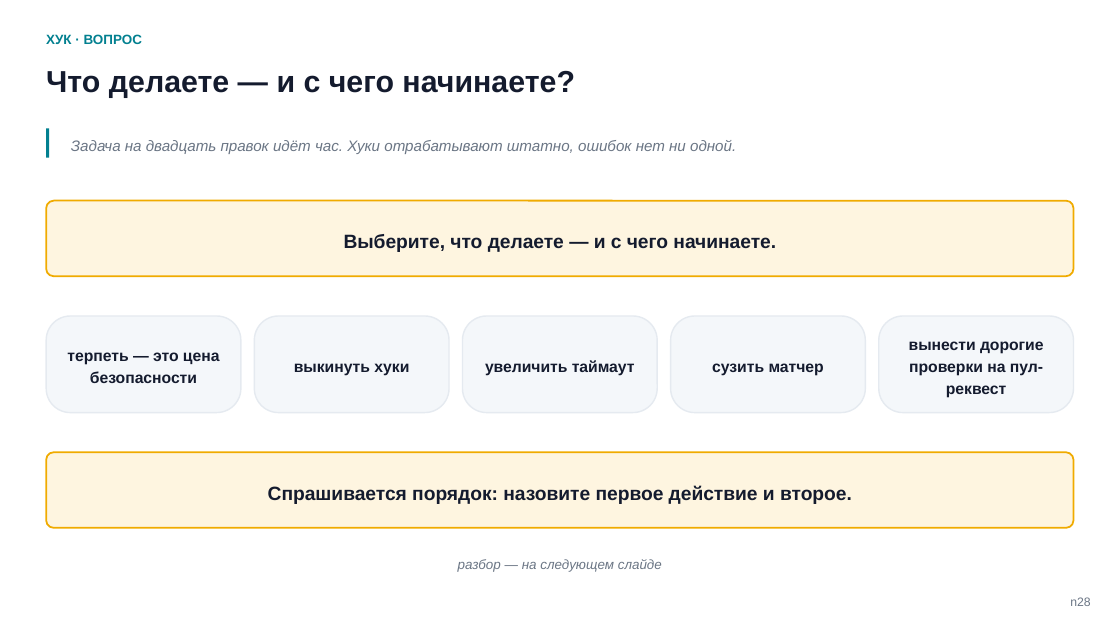
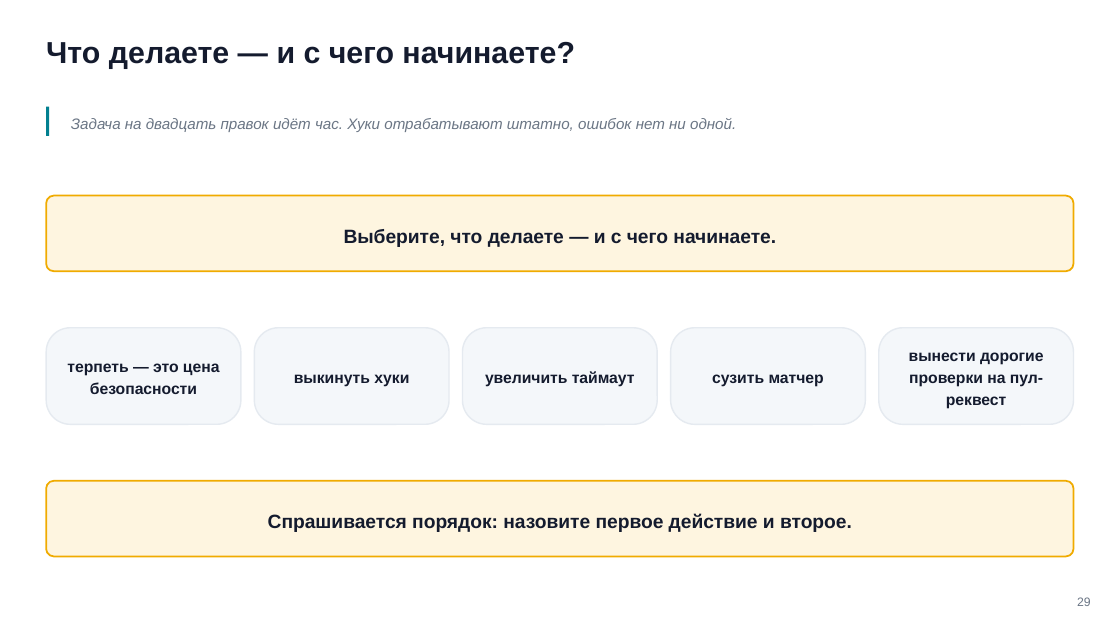
Before and after one commit to tellina-study/AI-usage-lessons, a slide deck: slide 29 of library/seminars/sem-05/rendered/sem-05.pptx. Drawn at 1120x630 pixels with LibreOffice and Linux fonts; fonts in the diff are those of the drawing. Boxes give left, top, right and bottom in pixels: in the first picture for what was removed or moved away, otherwise in the second. Text is boxed around its words. In the diff, an @@ line names an element or a change of style, - is before the commit and + after.

```diff
--- a/library/seminars/sem-05/rendered/sem-05.pptx
+++ b/library/seminars/sem-05/rendered/sem-05.pptx
@@ text "Что делаете — и с ...": place and size @@
-text "Что делаете — и с ..." at (46, 71, 575, 98)
+text "Что делаете — и с ..." at (46, 42, 575, 69)
@@ text removed at (46, 34, 142, 44) @@
-ХУК · ВОПРОС
@@ rectangle: place and size @@
-rectangle at (46, 129, 50, 158)
+rectangle at (46, 107, 50, 136)
@@ text "Задача на двадцать правок идёт ...": place and size @@
-text "Задача на двадцать правок идёт ..." at (71, 140, 736, 154)
+text "Задача на двадцать правок идёт ..." at (71, 118, 736, 132)
@@ rounded rectangle: place and size @@
-rounded rectangle at (46, 201, 1074, 276)
+rounded rectangle at (46, 196, 1074, 271)
@@ text "Выберите, что делаете — и ...": place and size @@
-text "Выберите, что делаете — и ..." at (344, 234, 776, 252)
+text "Выберите, что делаете — и ..." at (344, 229, 776, 247)
@@ 5 texts, 5 rounded rectangles: place and size @@
-5 texts, 5 rounded rectangles at (46, 316, 1074, 413)
+5 texts, 5 rounded rectangles at (46, 328, 1074, 424)
@@ rounded rectangle: place and size @@
-rounded rectangle at (46, 452, 1074, 528)
+rounded rectangle at (46, 481, 1074, 556)
@@ text "Спрашивается порядок: назовите первое действие ...": place and size @@
-text "Спрашивается порядок: назовите первое действие ..." at (268, 485, 852, 504)
+text "Спрашивается порядок: назовите первое действие ..." at (268, 513, 852, 532)
@@ text removed at (458, 559, 662, 572) @@
-разбор — на следующем слайде
@@ text at (1077, 597, 1091, 606): text changed @@
-n28
+29
```
Also in this commit, not shown: 67 other slides changed, 6 other files.
